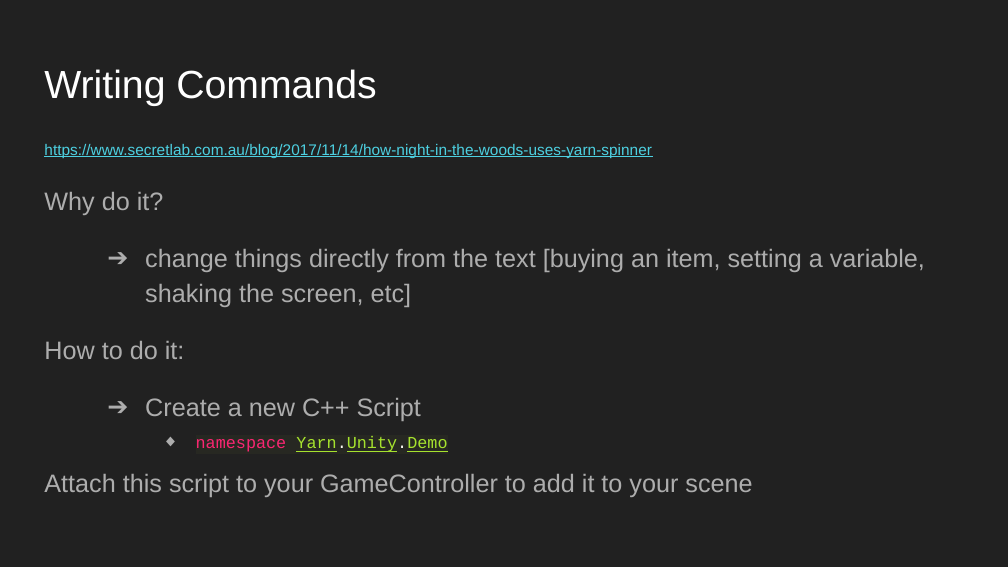
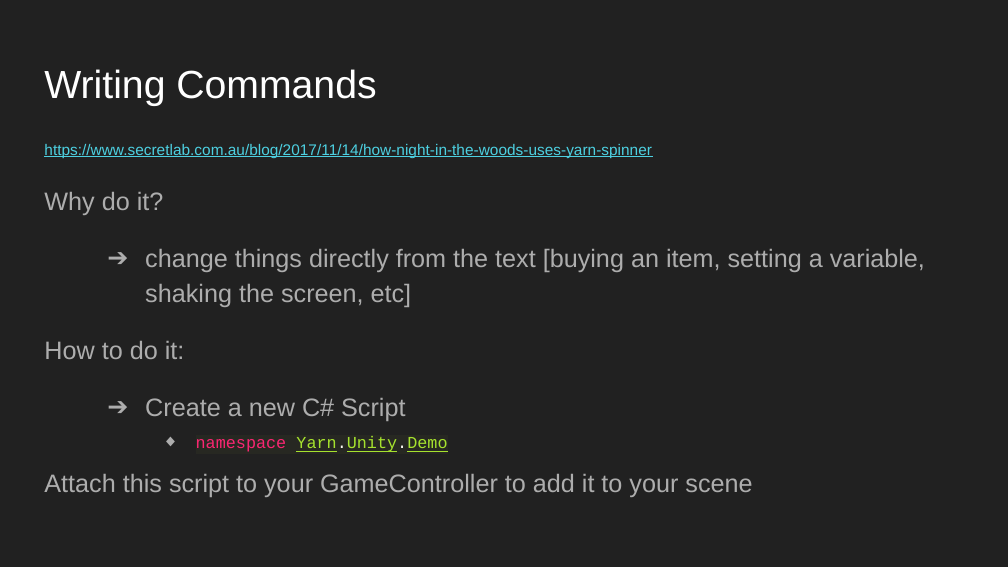
Before and after one commit to mcumiskey/Yarn-Spinner-Demo, a slide deck: slide 15 of YarnSpinnerDemo/Assets/00-SLIDES-REFERENCE/NARRATIVES WITH YARN.pptx. Drawn at 1008x567 pixels with LibreOffice and Linux fonts; fonts in the diff are those of the drawing. Boxes give left, top, right and bottom in pixels: in the first picture for what was removed or moved away, otherwise in the second. Text is boxed around its words. In the diff, an @@ line names an element or a change of style, - is before the commit and + after.

```diff
--- a/YarnSpinnerDemo/Assets/00-SLIDES-REFERENCE/NARRATIVES WITH YARN.pptx
+++ b/YarnSpinnerDemo/Assets/00-SLIDES-REFERENCE/NARRATIVES WITH YARN.pptx
@@ text at box(145, 398, 405, 421): text changed @@
-➔ Create a new C++ Script
+➔ Create a new C# Script
```
Also in this commit, not shown: 2 other slides changed, 3 other files.
